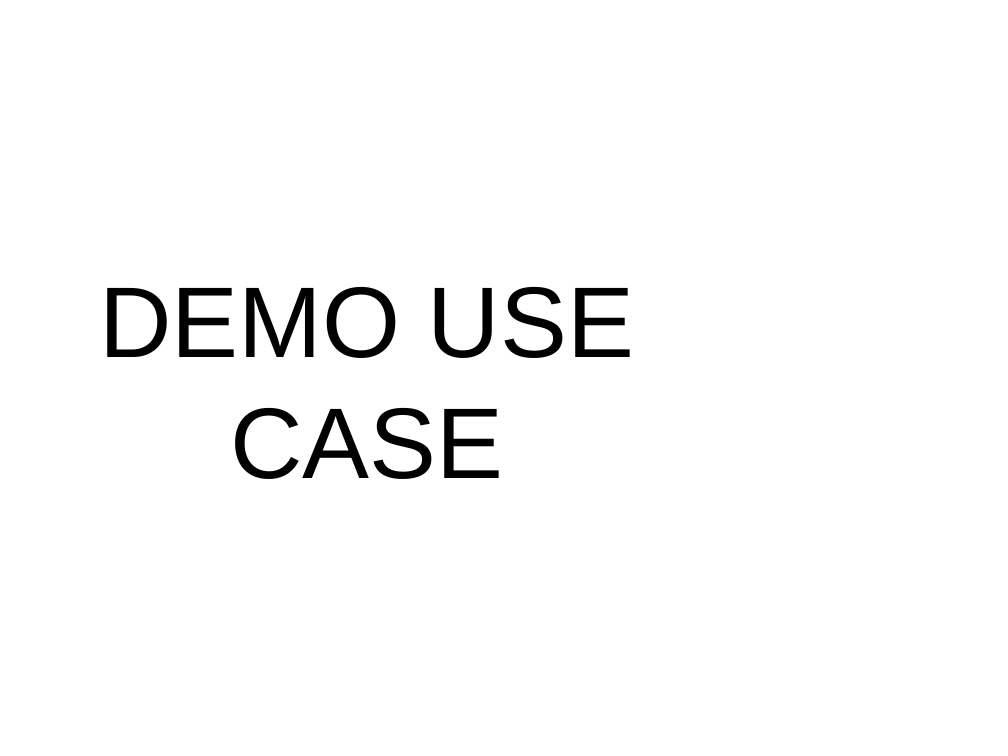
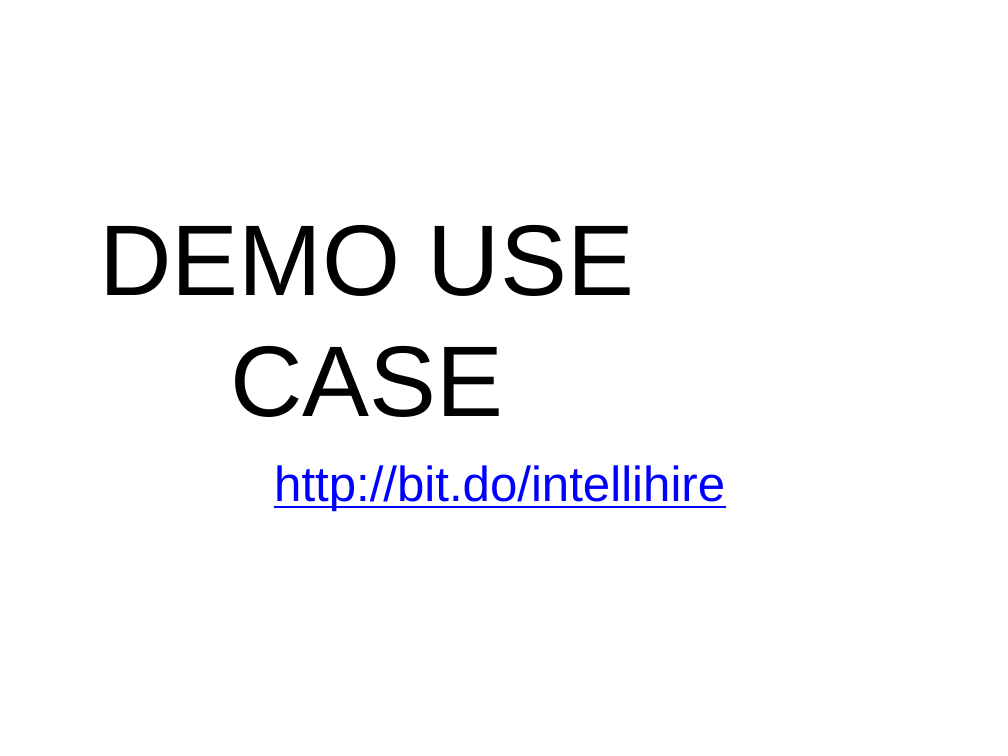
Before and after one commit to caxenie/intellihire, a slide deck: slide 11 of business/Presentation.pptx. Drawn at 1008x756 pixels with LibreOffice and Linux fonts; fonts in the diff are those of the drawing; background and template pictures are left out. Boxes give left, top, right and bottom in pixels: in the first picture for what was removed or moved away, otherwise in the second. Text is boxed around its words. In the diff, an @@ line names an element or a change of style, - is before the commit and + after.

```diff
--- a/business/Presentation.pptx
+++ b/business/Presentation.pptx
@@ text "DEMO USE CASE": place and size @@
-text "DEMO USE CASE" at (99, 287, 634, 479)
+text "DEMO USE CASE" at (99, 225, 634, 417)
@@ text added at (274, 465, 725, 511), 50 pt, text #0000FF, underline @@
+http://bit.do/intellihire
```
Also in this commit, not shown: 1 other slide changed, 2 other files.
